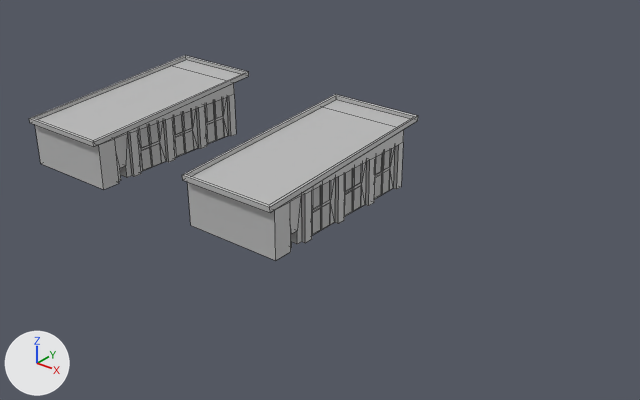
Two versions of the FBX model Assets/locality assets/graphics/models/basicLivingQuarters.fbx, one commit apart.
The view is the same before and after, from a 50 mm lens placed at (0.01205, -0.0235, 0.01057), pointed at (-0.00142, -0.00665, 0.00012). The axes (+X, +Y, +Z) are drawn at lower left. The lights are the same throughout. Mesh edges are drawn as thin lines. Where no turn or scale is listed for an object, it has been applied to the vertices.
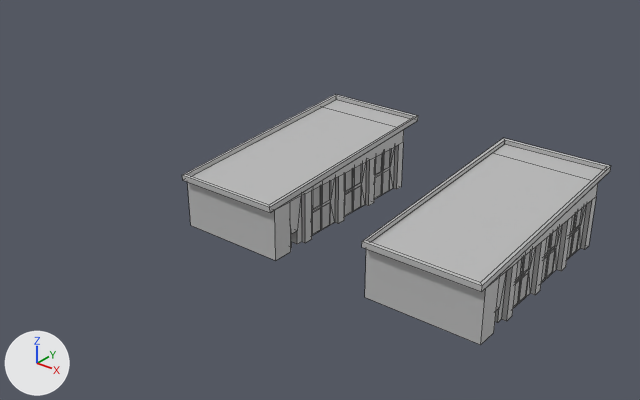
The newer file is also turned or shifted as a whole; pictures and numbers use the older file's frame.

Patch to the scene script:
```diff
--- a/Assets/locality assets/graphics/models/basicLivingQuarters.fbx.py
+++ b/Assets/locality assets/graphics/models/basicLivingQuarters.fbx.py
@@ me_mesh_001 @@
 me_mesh_001.from_pydata(...)  # 294 vertices, 265 faces; spans x -0.00292..0.0, y -0.00016..0.00605, z 0.0..0.00192
 # used by ob_pcube1; location = (-0.00033, -0.00971, 0.0)
+# me_mesh_001 part 1: the loose piece of 294 vertices spanning x -0.00292..0.0, y -0.00016..0.00605, z 0.0..0.00192 is copied, and the copy is moved by (0.00555, 0.0, 0.0); it spans x 0.00263..0.00555, y -0.00016..0.00605, z 0.0..0.00192
 me_mesh_001.materials.append(mat_lambert1)
@@ ob_pcube2 @@
-ob_pcube2 = bpy.data.objects.new('pCube2', me_mesh)
+ob_pcube2 = bpy.data.objects.new('pCube2', None)
 ob_pcube2.parent = ob_basiclivingquarters
```

Changed parts and their boxes [x1, y1, x2, y2] in the pictures (640 x 400 px):
'pCube1', reshaped (81% wider, 51% taller)
    before: [182, 94, 418, 260]
    after: [182, 94, 611, 345]
'pCube2', no longer drawn
    before: [29, 55, 249, 189]
    faces in mat_lambert1 (grey #bcbcbc): [29, 55, 249, 189]
    faces in mat_blinn1 (grey #bcbcbc): [139, 99, 224, 170]
part 1 of me_mesh_001, added
    after: [362, 138, 611, 345]
